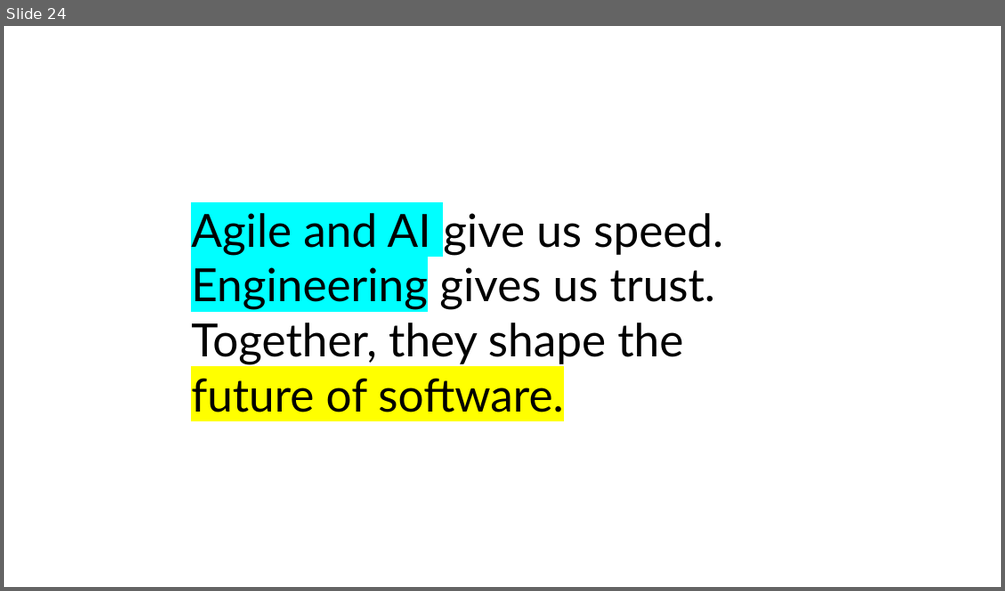
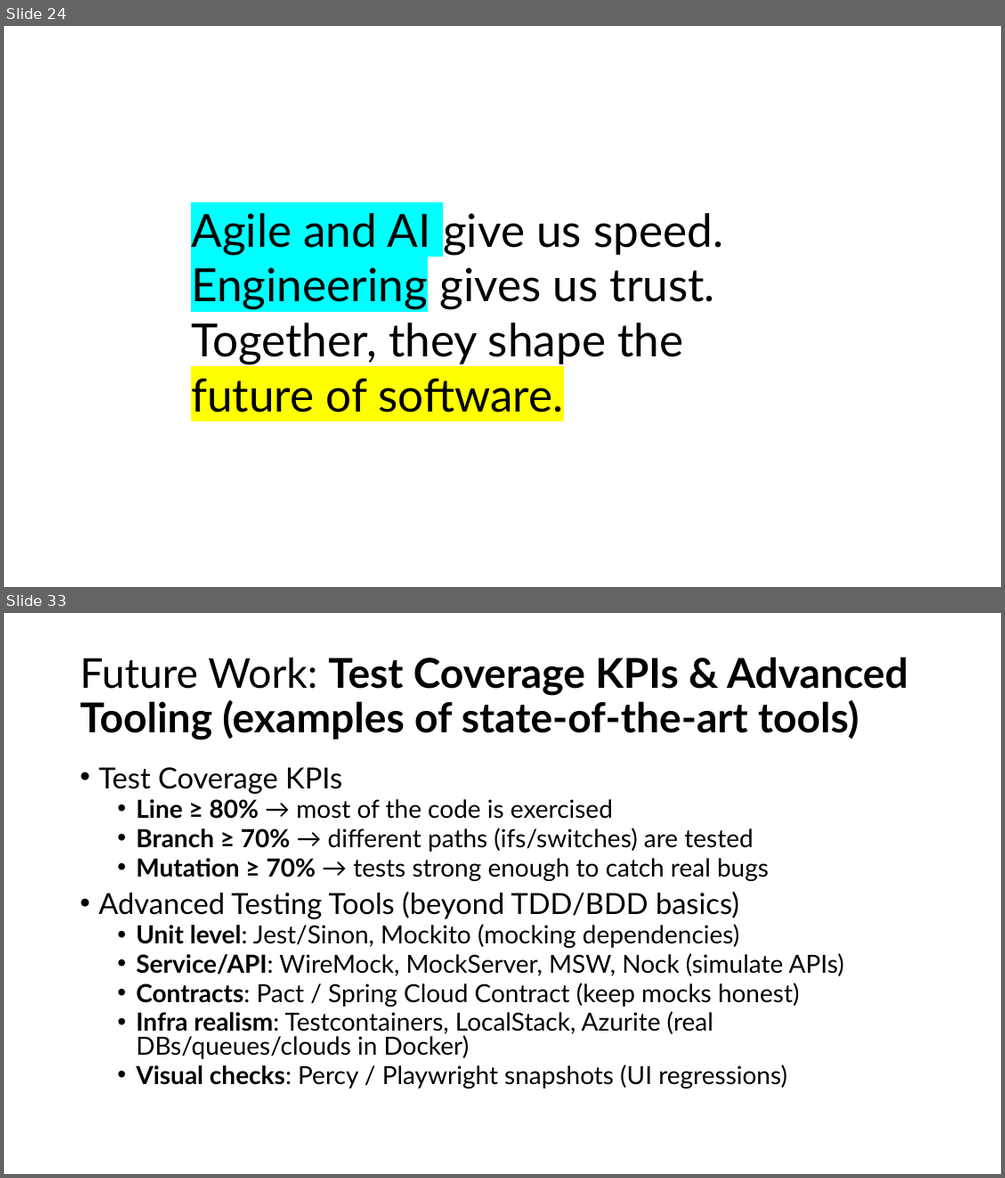
Before and after one commit to HeitorRoriz/NodeJS-Workshop, a slide deck: learning_material/Agile Software Engineering.pptx. Shown one above the other, each under a label of ours: slide 24 before the commit, slides 24 and 33 after it; the slides between them are not shown. The pictures are 1005x591 and 1005x1178 pixels, drawn with LibreOffice and Linux fonts; fonts in the diff are those of the drawing. Boxes give left, top, right and bottom in pixels: in the first picture for what was removed or moved away, otherwise in the second. Text is boxed around its words. In the diff, an @@ line names an element or a change of style, - is before the commit and + after.

```diff
--- a/learning_material/Agile Software Engineering.pptx
+++ b/learning_material/Agile Software Engineering.pptx
@@ slide 33 added at [4,613,1001,1174], background #FFFFFF @@
@@ title added at [80,657,908,740], 39.6 pt, text #000000, bold @@
+Future Work: Test Coverage KPIs & Advanced Tooling (examples of state-of-the-art tools)
@@ text added at [98,767,844,1088], 24 pt, text #000000 @@
+• Test Coverage KPIs
+  • Line ≥ 80% → most of the code is exercised
+  • Branch ≥ 70% → different paths (ifs/switches) are tested
+  • Mutation ≥ 70% → tests strong enough to catch real bugs
+• Advanced Testing Tools (beyond TDD/BDD basics)
+  • Unit level: Jest/Sinon, Mockito (mocking dependencies)
+  • Service/API: WireMock, MockServer, MSW, Nock (simulate APIs)
+  • Contracts: Pact / Spring Cloud Contract (keep mocks honest)
+  • Infra realism: Testcontainers, LocalStack, Azurite (real DBs/queues/clouds in Docker)
+  • Visual checks: Percy / Playwright snapshots (UI regressions)
```
Also in this commit, not shown: 2 slides changed, 10 other slides added, 1 other file.
